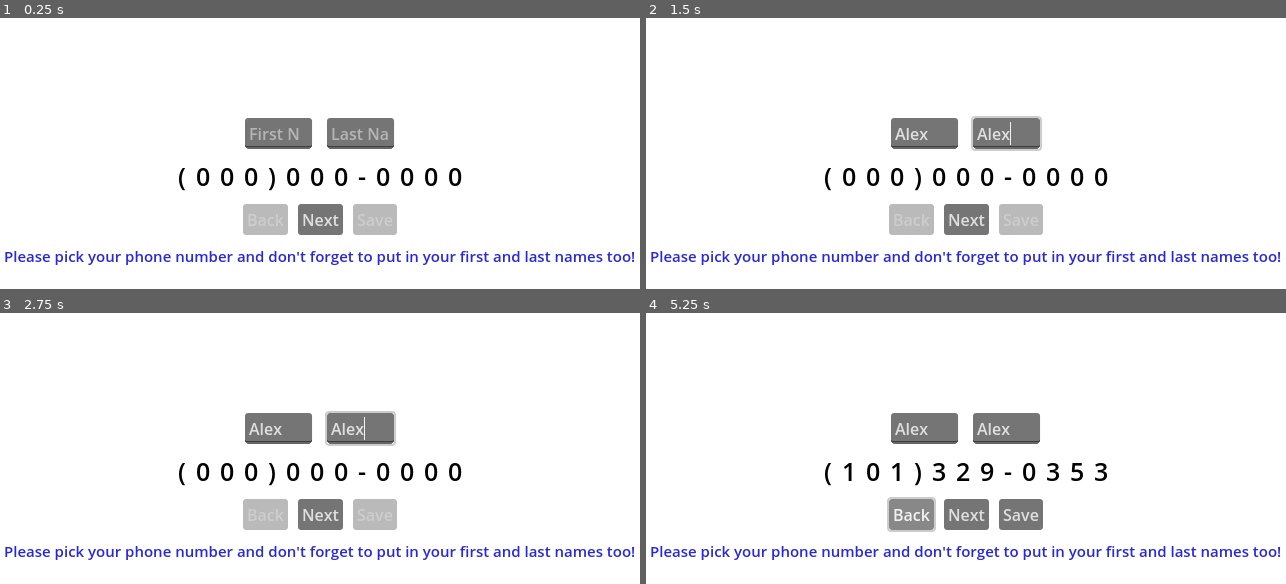
Above: before the commit, frames 1-4 (two rows, left to right).
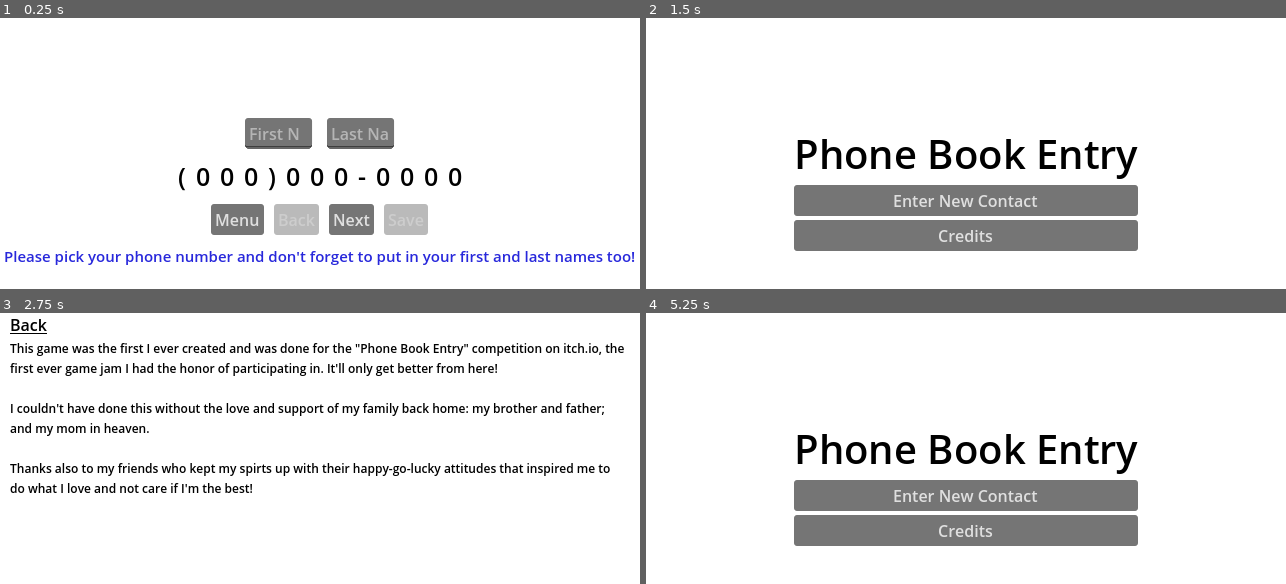
Above: after the commit, the same moments.

Repository: mjcampos/phone_number_entry
Game: Godot game, scene res://MainView/main_view.tscn
The game is run twice, just before and just after one commit, with the same random seed, the same clock (stepped at 60 frames per second) and the same inputs. This scene is started directly instead of the project's main scene.
Inputs (mouse positions are in pixels of both pictures, inside the frame that each line leads up to):
- Up to frame 1 (0.25 s): no input
- Up to frame 2 (1.5 s): click (927, 134) at 0.52 s; type "Alex" at 0.6 s; click (1004, 134) at 0.75 s; type "Alex" at 0.83 s; click (882, 218) at 1.25 s, where only the run after the commit has a clickable "Menu"
- Up to frame 3 (2.75 s): click (320, 529) at 2 s, where only the run after the commit has a clickable "Credits"
- Up to frame 4 (5.25 s): click (966, 513) at 2.75 s, where only the run before the commit has a clickable "Next"; click (966, 513) at 3.5 s, where only the run before the commit has a clickable "Next"; click (966, 513) at 4.25 s, where only the run before the commit has a clickable "Next"; click "Back" at 5 s

The runs differ from the first frame. In frame 1, 3.1% of the frame differs, in the area x 32-67%, y 68-81%; in frame 2, 19%, in the area x 0-100%, y 36-92%; in frame 3, 15%; in frame 4, 18%.

Commit message:
Editted credits to make sure it fits on screen. This required eliminating the link button node
Added a Menu button on main_view scene to allow users to go back to main
page.

Diff:
--- a/Credits/credits.tscn
+++ b/Credits/credits.tscn
@@ -31,10 +31,10 @@
 anchor_bottom = 1.0
 grow_horizontal = 2
 grow_vertical = 2
-theme_override_constants/margin_left = 20
-theme_override_constants/margin_top = 20
-theme_override_constants/margin_right = 20
-theme_override_constants/margin_bottom = 20
+theme_override_constants/margin_left = 10
+theme_override_constants/margin_top = 10
+theme_override_constants/margin_right = 10
+theme_override_constants/margin_bottom = 10
 
 [node name="VBoxContainer" type="VBoxContainer" parent="MarginContainer"]
 layout_mode = 2
--- a/MainView/main_view.gd
+++ b/MainView/main_view.gd
@@ -97,3 +97,7 @@
 
 func _on_last_name_input_text_changed(new_text: String) -> void:
 	check_if_save_button_needs_disabling()
+
+
+func _on_menu_button_pressed() -> void:
+	get_tree().change_scene_to_file("res://Menu/menu.tscn")
--- a/MainView/main_view.tscn
+++ b/MainView/main_view.tscn
@@ -49,6 +49,7 @@
 
 [node name="DisplayContainer" type="VBoxContainer" parent="MainContainer"]
 unique_name_in_owner = true
+visible = false
 layout_mode = 2
 
 [node name="Message" type="Label" parent="MainContainer/DisplayContainer"]
@@ -143,7 +144,6 @@
 
 [node name="InputsContainer" type="VBoxContainer" parent="MainContainer"]
 unique_name_in_owner = true
-visible = false
 layout_mode = 2
 size_flags_horizontal = 4
 size_flags_vertical = 4
@@ -276,6 +276,13 @@
 layout_mode = 2
 theme_override_constants/separation = 10
 alignment = 1
+
+[node name="MenuButton" type="Button" parent="MainContainer/InputsContainer/ButtonsContainer"]
+unique_name_in_owner = true
+layout_mode = 2
+size_flags_horizontal = 4
+text = "Menu
+"
 
 [node name="BackButton" type="Button" parent="MainContainer/InputsContainer/ButtonsContainer"]
 unique_name_in_owner = true
@@ -313,6 +320,7 @@
 [connection signal="pressed" from="MainContainer/DisplayContainer/ResetButton" to="MainContainer" method="_on_reset_button_pressed"]
 [connection signal="text_changed" from="MainContainer/InputsContainer/NameContainer/FirstNameInput" to="." method="_on_first_name_input_text_changed"]
 [connection signal="text_changed" from="MainContainer/InputsContainer/NameContainer/LastNameInput" to="." method="_on_last_name_input_text_changed"]
+[connection signal="pressed" from="MainContainer/InputsContainer/ButtonsContainer/MenuButton" to="." method="_on_menu_button_pressed"]
 [connection signal="pressed" from="MainContainer/InputsContainer/ButtonsContainer/BackButton" to="." method="_on_back_button_pressed"]
 [connection signal="pressed" from="MainContainer/InputsContainer/ButtonsContainer/NextButton" to="." method="_on_next_button_pressed"]
 [connection signal="pressed" from="MainContainer/InputsContainer/ButtonsContainer/SaveButton" to="." method="_on_save_button_pressed"]
